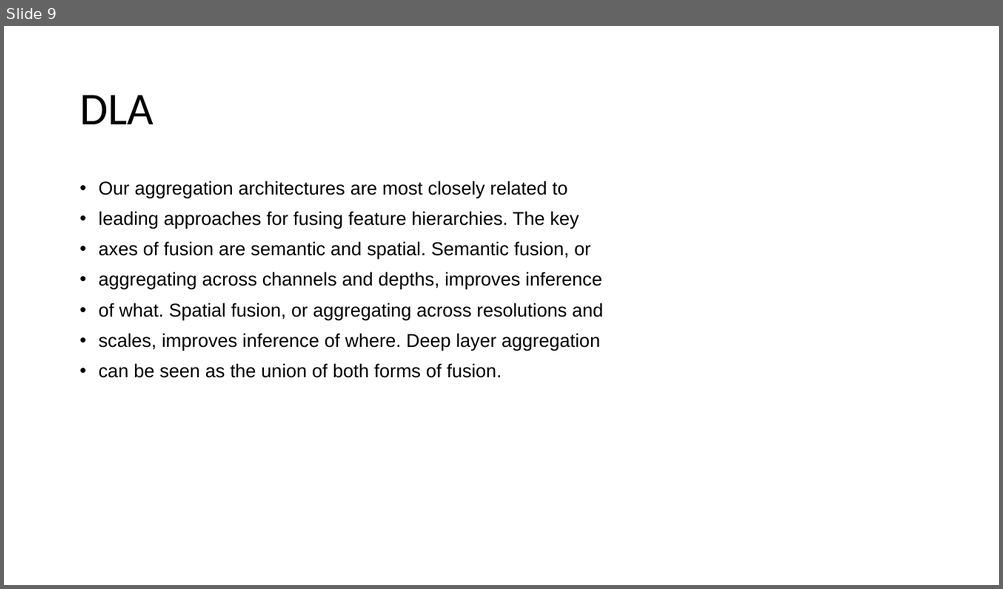
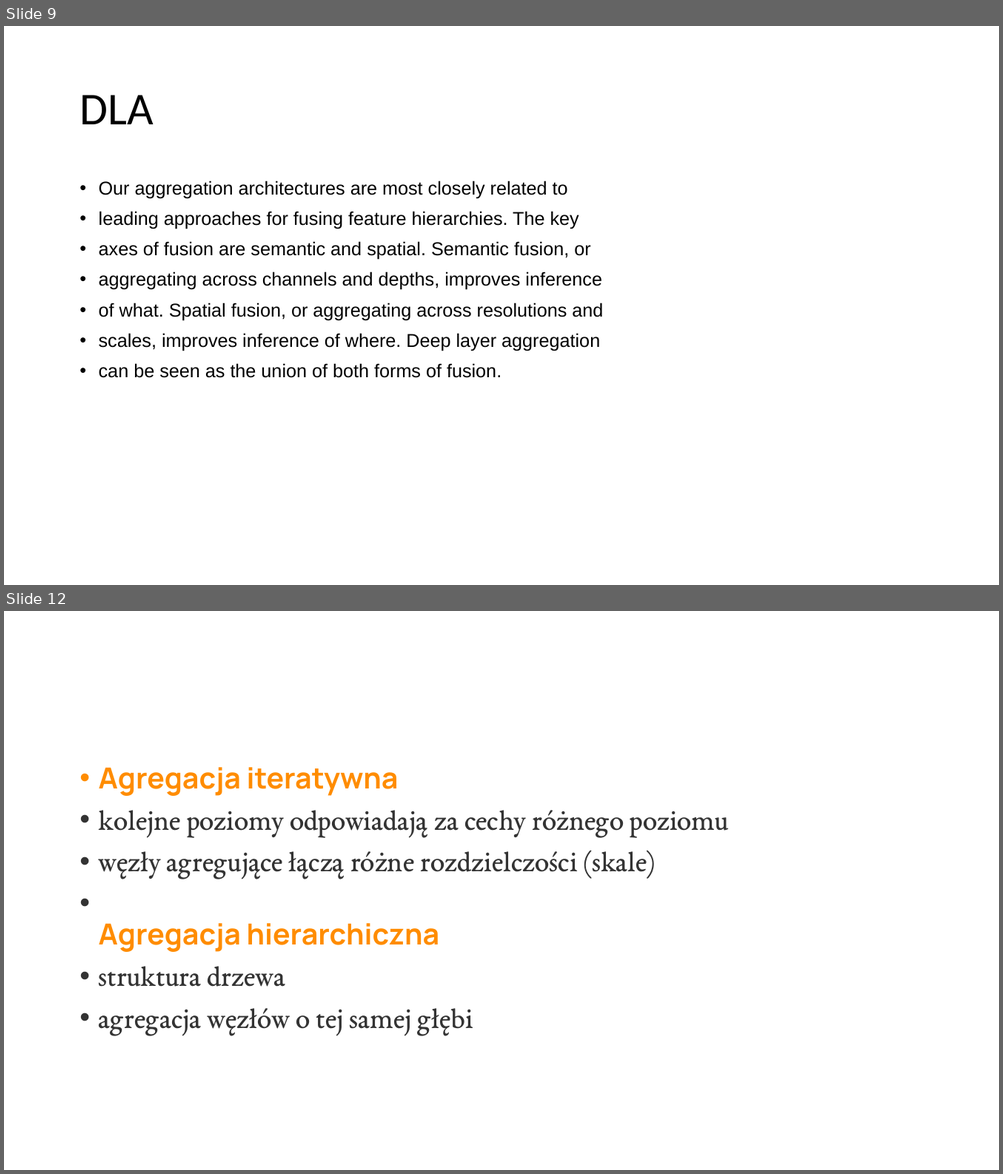
Before and after one commit to MonkehDefense/magisterka, a slide deck: Seminarium.pptx. Shown one above the other, each under a label of ours: slide 9 before the commit, slides 9 and 12 after it; the slides between them are not shown. The pictures are 1003x589 and 1003x1174 pixels, drawn with LibreOffice and Linux fonts; fonts in the diff are those of the drawing. Boxes give left, top, right and bottom in pixels: in the first picture for what was removed or moved away, otherwise in the second. Text is boxed around its words. In the diff, an @@ line names an element or a change of style, - is before the commit and + after.

```diff
--- a/Seminarium.pptx
+++ b/Seminarium.pptx
@@ slide 12 added at bbox=[4, 611, 999, 1170], background #FFFFFF @@
@@ text added at bbox=[99, 767, 729, 1036], 28 pt, text #333333 @@
+• Agregacja iteratywna
+• kolejne poziomy odpowiadają za cechy różnego poziomu
+• węzły agregujące łączą różne rozdzielczości (skale)
+• Agregacja hierarchiczna
+• struktura drzewa
+• agregacja węzłów o tej samej głębi
```
Also in this commit, not shown: 4 other slides added, 2 other files.
